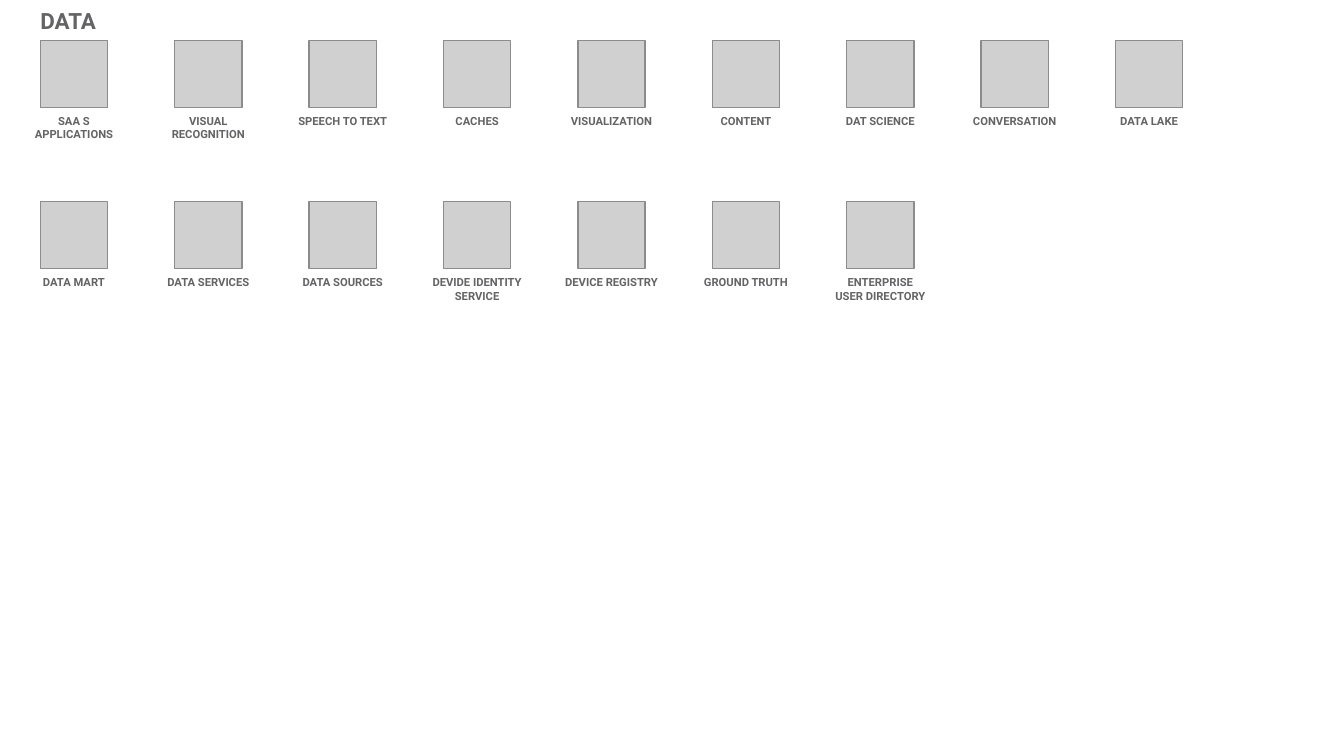
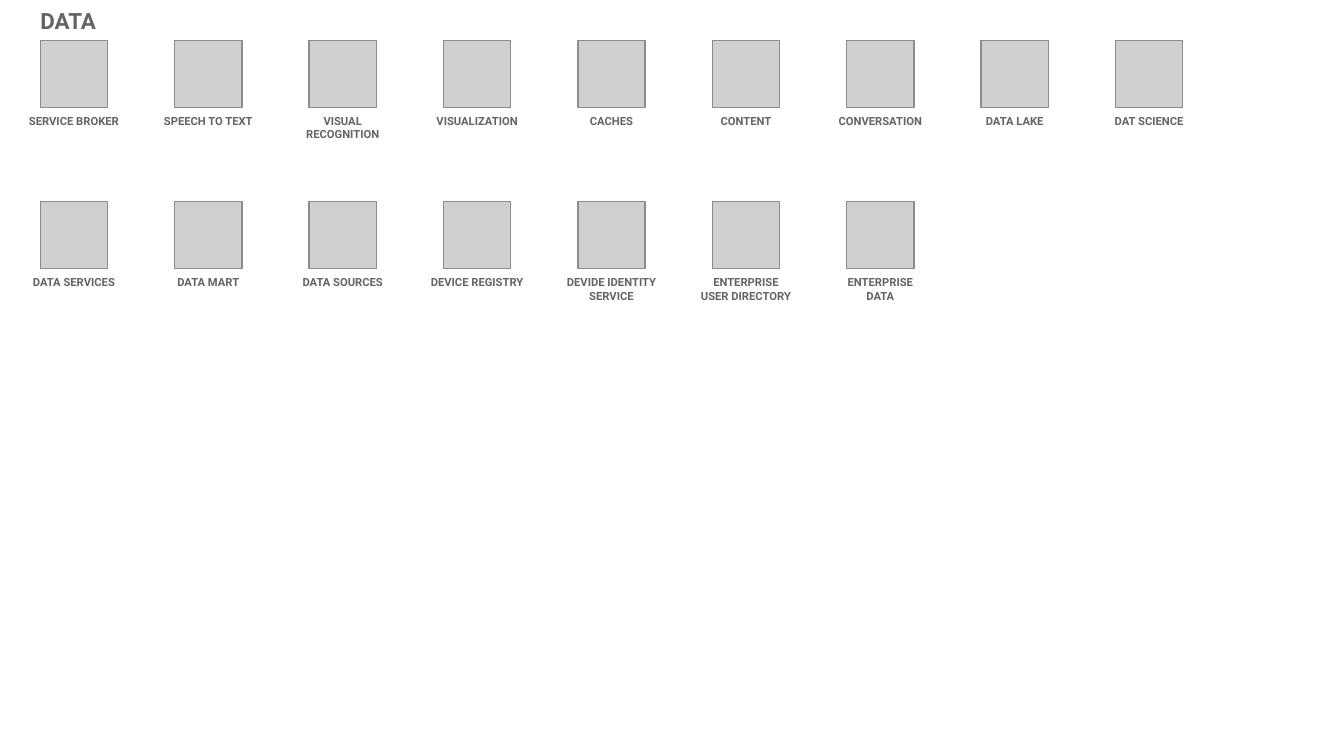
Before and after one commit to l2fprod/myarchitecture, a slide deck: slide 15 of mycatalog-architecture-diagram-template.pptx. Drawn at 1344x756 pixels with LibreOffice and Linux fonts; fonts in the diff are those of the drawing; grey boxes stand for pictures. Boxes give left, top, right and bottom in pixels: in the first picture for what was removed or moved away, otherwise in the second. Text is boxed around its words. In the diff, an @@ line names an element or a change of style, - is before the commit and + after.

```diff
--- a/mycatalog-architecture-diagram-template.pptx
+++ b/mycatalog-architecture-diagram-template.pptx
@@ text at (x1=29, y1=117, x2=119, y2=125): text changed @@
-SAA S APPLICATIONS
+SERVICE BROKER
@@ 5 texts moved together from (x1=298, y1=117, x2=1178, y2=286) to (x1=164, y1=117, x2=1043, y2=286) @@
@@ text "DAT SCIENCE" moved from (x1=846, y1=117, x2=914, y2=125) to (x1=1115, y1=117, x2=1183, y2=125) @@
@@ text at (x1=33, y1=278, x2=115, y2=286): text changed @@
-DATA MART
+DATA SERVICES
@@ text at (x1=177, y1=278, x2=239, y2=286): text changed @@
-DATA SERVICES
+DATA MART
@@ 3 texts moved together from (x1=172, y1=117, x2=522, y2=300) to (x1=306, y1=117, x2=656, y2=300) @@
@@ text at (x1=701, y1=278, x2=791, y2=300): text changed @@
-GROUND TRUTH
+ENTERPRISE USER DIRECTORY
@@ text at (x1=848, y1=278, x2=913, y2=300): text changed @@
-ENTERPRISE USER DIRECTORY
+ENTERPRISE DATA
```
Also in this commit, not shown: 19 other slides changed.
